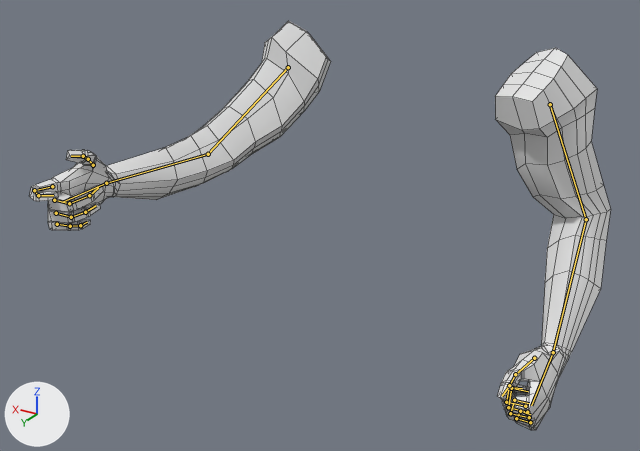
The Blender file BlenderTutorial/arms_with_revolver.blend as it was, and as the next commit left it.
Both versions are drawn from a 50 mm lens placed at (-1.211, 2.581, 0.719), pointed at (0.06, 0.464, -0.34). The lights are fixed; the arrows at lower left show +X, +Y and +Z. The picture after the commit comes second. Both versions are drawn at frame 1 of the action 'ArmsRevolverFire'; the numbers are the values there. The bones that bend it are drawn over the model as lines. Mesh edges are drawn as thin lines.
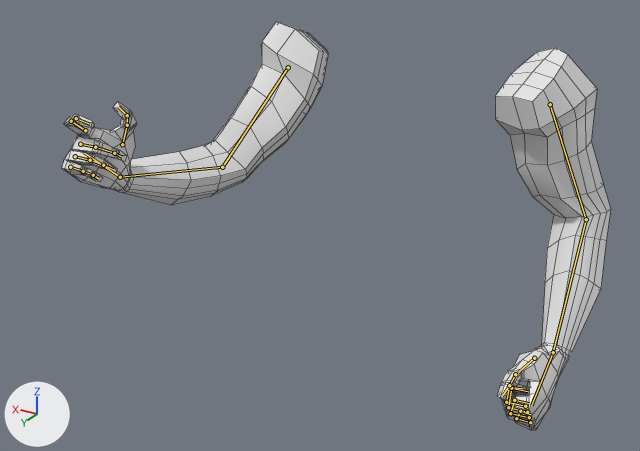
Where the change shows, as pixel boxes [x1, y1, x2, y2] in the pictures (640 x 451 px):
'Cube', posed: before [29, 21, 611, 430]; after [62, 22, 611, 430]

The change in detail:
Bone 'ik.controller.elbow.l' (bone_ik_controller_elbow_l) moves from (0.182, -0.111, -0.27) to (0.182, -0.171, -0.27).
Bone 'ik.controller.elbow.l' (bone_ik_controller_elbow_l) turns from (81, 89, 83) to (90, 49, 92) degrees about its own x, y and z.
